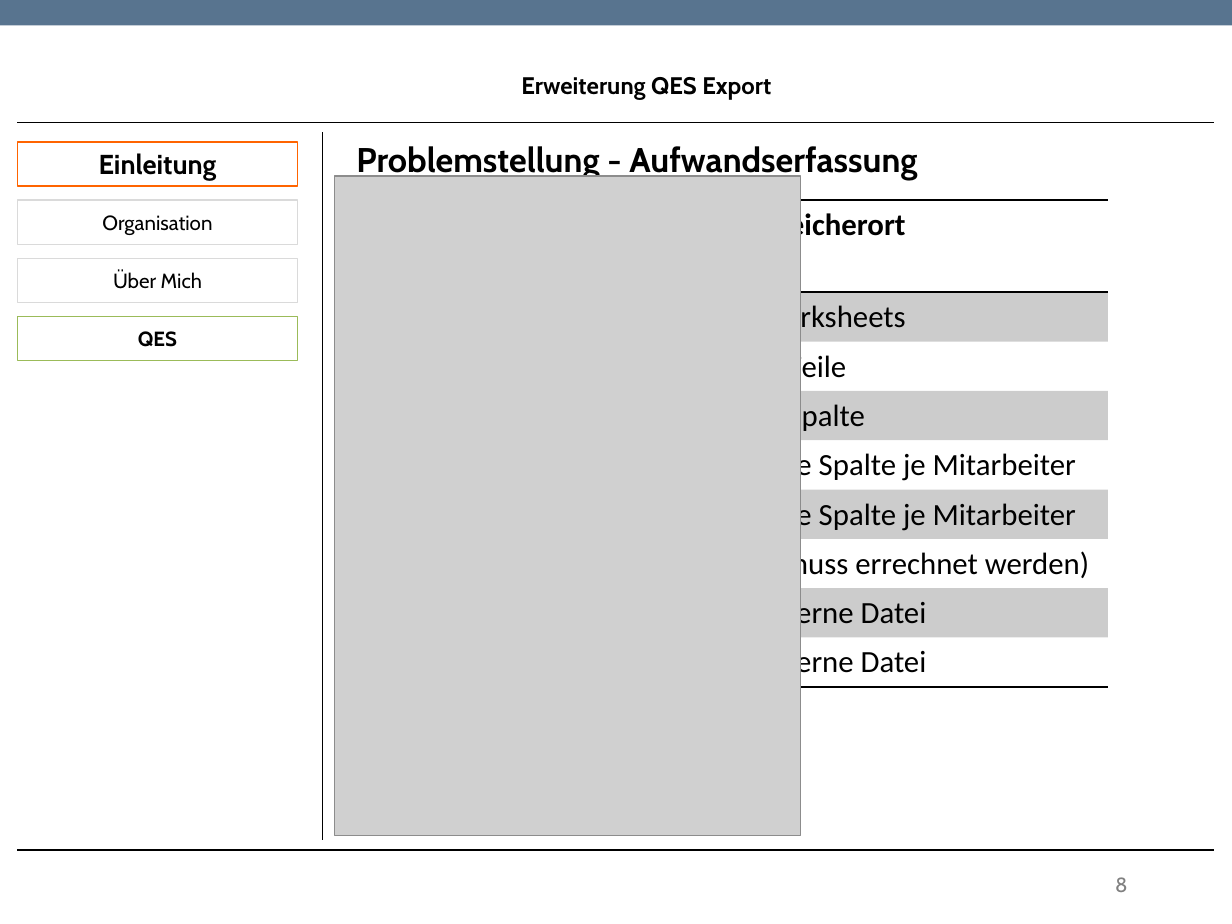
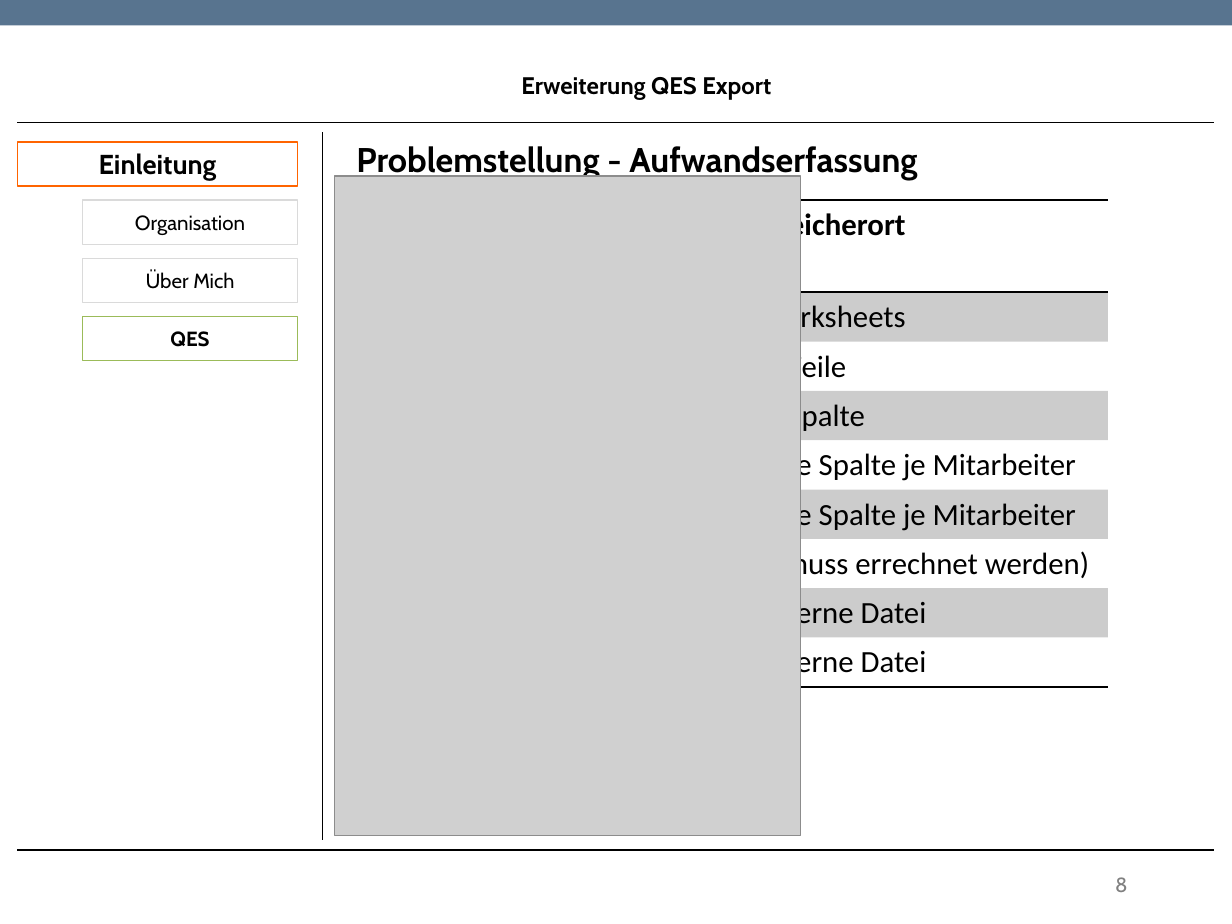
Before and after one commit to TwoHorus/dbExelExportLaravel, a slide deck: slide 8 of DOC/Fachgespraech.pptx. Drawn at 1232x924 pixels with LibreOffice and Linux fonts; fonts in the diff are those of the drawing; grey boxes stand for pictures; background and template pictures are left out. Boxes give left, top, right and bottom in pixels: in the first picture for what was removed or moved away, otherwise in the second. Text is boxed around its words. In the diff, an @@ line names an element or a change of style, - is before the commit and + after.

```diff
--- a/DOC/Fachgespraech.pptx
+++ b/DOC/Fachgespraech.pptx
@@ rectangle "Organisation": place and size @@
-rectangle "Organisation" at box(17, 200, 298, 244)
+rectangle "Organisation" at box(83, 200, 298, 244)
@@ rectangle "Über Mich": place and size @@
-rectangle "Über Mich" at box(17, 259, 298, 303)
+rectangle "Über Mich" at box(83, 259, 298, 303)
@@ rectangle "QES": place and size @@
-rectangle "QES" at box(17, 317, 298, 361)
+rectangle "QES" at box(83, 317, 298, 361)
```
Also in this commit, not shown: 23 other slides changed.
